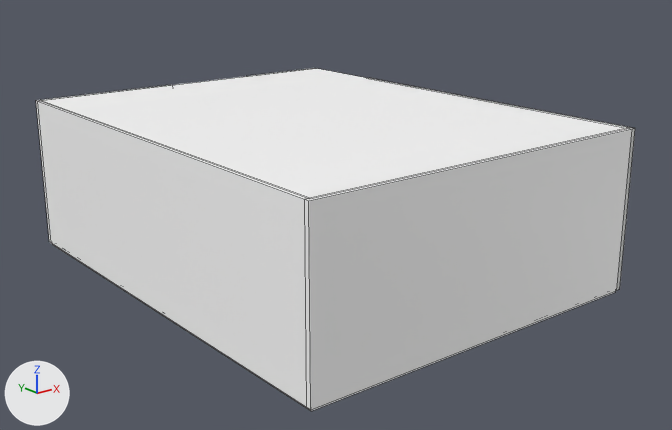
What one commit did to the FBX model Projektarbeit/Assets/FBX/Rooms/BoysRoom.fbx.
The view is the same before and after, from a 50 mm lens placed at (-18.35, -9.77, 5.11), pointed at (-9.89, 0.81, 0.88). Every picture has the same lights, and +X, +Y and +Z are marked at lower left. Mesh edges are drawn as thin lines. Where no turn or scale is listed for an object, it has been applied to the vertices.

Objects in the first picture: 'Ceil', 'FloorTile', 'Wall1', 'Wall2', 'Wall3'.
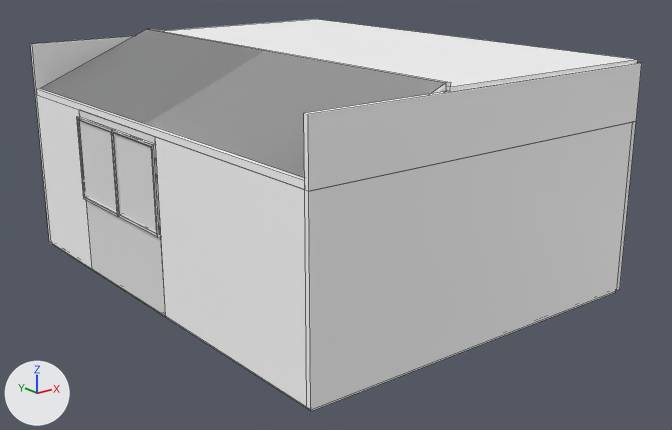
Where the newer file only moved an object's origin or applied its transform, the numbers keep the older frame.

What changed in the scene script:
```text
Change me_mesh_002:
    where me_mesh_002.from_pydata(...)  # 8 vertices, 6 faces; spans x -1.64..4.04, y -0.04..0.04, z 0.0..2.4
    used by ob_wall2; location = (-11.2, -2.4, 0.0)
    me_mesh_002 part 1: the whole mesh is scaled about the mesh origin by (1, 1, 1.04)
Change me_mesh:
    where me_mesh.from_pydata(...)  # 8 vertices, 6 faces; spans x -4.8..0.8, y 0.0..7.2, z -0.05..0.0
    used by ob_ceil; location = (-8.0, -2.4, 2.4)
    me_mesh part 2: the whole mesh is scaled about its middle by (0.642, 1, 1), then moved by (0.2, -7.2, 0.05)
Change me_mesh_001:
    used by ob_wall1; location = (-12.8, 4.8, 0.0)
    remove me_mesh_001.from_pydata(...)  # 16 vertices, 14 faces; spans x -0.04..2.4, y -7.16..0.04, z 0.0..2.4
    add me_mesh_001.from_pydata(...)  # 24 vertices, 21 faces; spans x -2.44..0.0, y 0.0..7.2, z 0.0..2.5
    me_mesh_001 part 3: the whole mesh is rebuilt
Add me_mesh_007:
    me_mesh_007.from_pydata([(5.68, 0.0, 0.0), (5.68, -0.08, 0.0), (5.68, -0.08, 0.8), (5.68, 0.0, 0.8), (0.0, 0.0, 0.0), (0.0, -0.07, 0.0), (0.0, 0.0, 0.8), (0.0, -0.07, 0.8)], [], [(0, 3, 2, 1), (5, 1, 2, 7), (4, 0, 1, 5), (3, 6, 7, 2), (5, 7, 6, 4), (6, 3, 0, 4)])
    me_mesh_007.materials.append(mat_test_1)  # white #ffffff
Add me_mesh_005_1:
    me_mesh_005_1.from_pydata(...)  # a box spanning x -2.04..3.64, y 6.36..6.44, z 0.0..0.8
    me_mesh_005_1.materials.append(mat_test_1)  # white #ffffff
Add me_mesh_003_1:
    me_mesh_003_1.from_pydata(...)  # 60 vertices, 62 faces; spans x -0.01..0.16, y -1.01..1.31, z 1.15..2.4
Add me_mesh_004_1:
    me_mesh_004_1.from_pydata(...)  # a box spanning x 0.02..0.04, y -0.99..1.3, z 1.17..2.38
Add me_mesh_009:
    me_mesh_009.from_pydata(...)  # 16 vertices, 16 faces; spans x 0.0..2.08, y -7.12..0.0, z 0.0..0.9
    me_mesh_009.materials.append(mat_test_1)  # white #ffffff
Add me_mesh_010:
    me_mesh_010.from_pydata(...)  # a box spanning x 0.04..0.11, y -1.01..1.31, z 0.0..1.15; a box spanning x 0.04..0.11, y -1.01..1.31, z 2.4..2.5
Change ob_ceil:
    ob_ceil.location: (-8.0, -2.4, 2.4) -> (-7.2, 4.8, 3.3)
Change ob_wall1:
    ob_wall1.location: (-12.8, 4.8, 0.0) -> (-10.4, -2.36, 0.0)
Add ob_ceil_wall_2:
    ob_ceil_wall_2 = bpy.data.objects.new('Ceil_wall_2', me_mesh_007)
    ob_ceil_wall_2.location = (-12.84, -2.36, 2.5)
Add ob_ceil_wall:
    ob_ceil_wall = bpy.data.objects.new('Ceil_wall', me_mesh_005_1)
    ob_ceil_wall.location = (-10.8, -1.6, 2.5)
Add ob_window:
    ob_window = bpy.data.objects.new('Window', me_mesh_003_1)
    ob_window.location = (-12.87, 1.85, 0.0)
Add ob_glasspane_2:
    ob_glasspane_2 = bpy.data.objects.new('GlassPane_2', me_mesh_004_1)
    ob_glasspane_2.location = (-12.87, 1.85, 0.0)
Add ob_ceil_2:
    ob_ceil_2 = bpy.data.objects.new('Ceil_2', me_mesh_009)
    ob_ceil_2.location = (-12.84, 4.76, 2.5)
Add ob_wall:
    ob_wall = bpy.data.objects.new('Wall', me_mesh_010)
    ob_wall.location = (-12.87, 1.85, 0.0)
```

Location of each change, [x1, y1, x2, y2] in pixels of the pictures (672 x 430 px):
'Wall2', mesh rescaled: before [305, 128, 635, 409]; after [305, 122, 636, 409]
'Ceil', mesh rescaled, moved (20% narrower, 44% shorter): before [39, 68, 630, 199]; after [165, 19, 638, 92]
'Wall1', reshaped, moved: before [36, 85, 307, 407]; after [35, 94, 307, 407]
'Ceil_2', added: after [36, 29, 451, 190]
'Ceil_wall_2', added: after [304, 63, 642, 191]
'Wall', added: after [79, 110, 166, 316]
'GlassPane_2', added: after [80, 121, 156, 232]
'Ceil_wall', added: after [30, 36, 134, 95]
'Window', added: after [77, 117, 161, 237]
